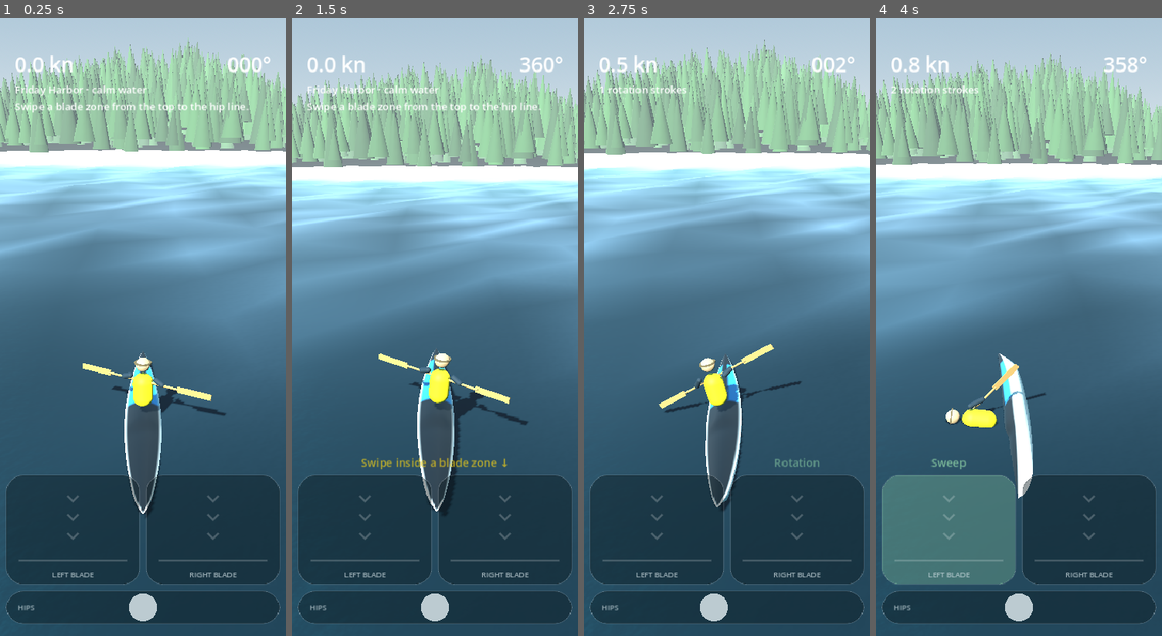
Above: before the commit, frames 1-4 (left to right).
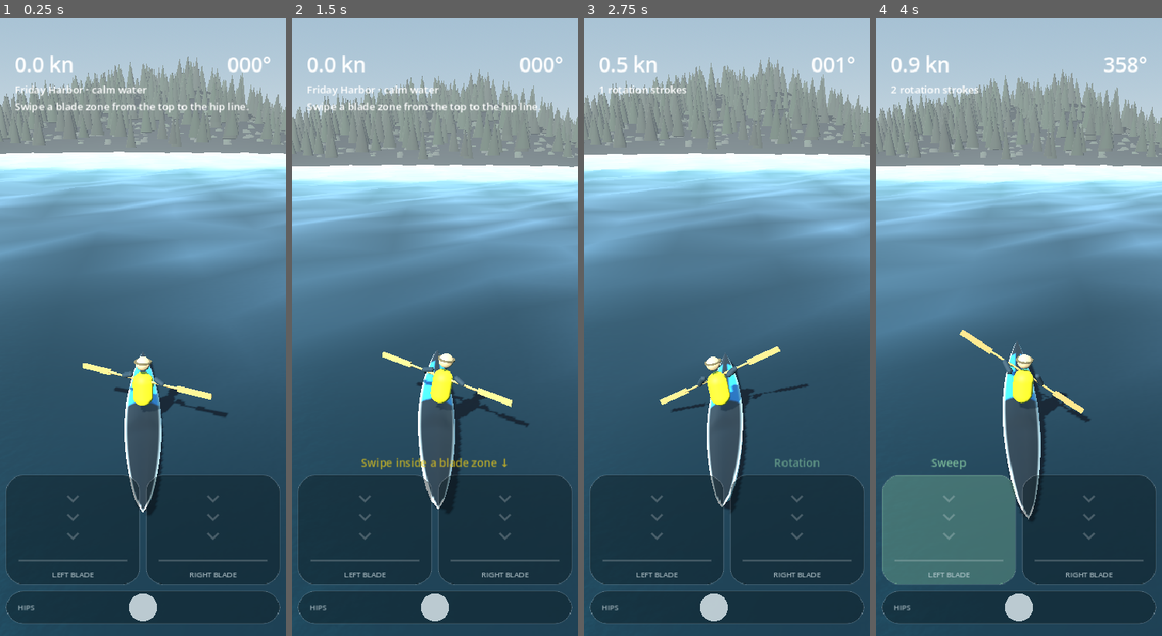
Above: after the commit, the same moments.

Repository: twknab/salish-sea-expeditions
Game: Godot game, scene res://scenes/sea.tscn
The game is run twice, just before and just after one commit, with the same random seed, the same clock (stepped at 60 frames per second) and the same inputs.
Inputs (mouse positions are in pixels of both pictures, inside the frame that each line leads up to):
- Up to frame 1 (0.25 s): no input
- Up to frame 2 (1.5 s): tap Enter at 0.5 s; drag from (435, 327) to (463, 191) at 0.52 s; drag from (377, 357) to (420, 450) at 1.27 s
- Up to frame 3 (2.75 s): move the mouse to (755, 191) at 2.02 s; hold D from 2.03 s (still down); tap Q at 2.1 s
- Up to frame 4 (4 s): release D at 2.75 s; drag from (1004, 450) to (933, 234) at 2.77 s; move the mouse to (1104, 419) at 3.52 s; hold A from 3.53 s (still down); tap Z at 3.6 s

The runs differ from the first frame. In frame 1, 16% of the frame differs, in the area x 0-100%, y 3-81%; in frame 2, 17%; in frame 3, 18%; in frame 4, 20%, in the area x 0-100%, y 5-82%.

Commit message:
Godot: the kayak floats at its lines and rights itself
Stiffer, better-damped buoyancy carried by four probes, a roll-righting
torque (sign checked against a twelve-second headless pose run), a
calmer demo sea, darker forest and horizon, no debug print.

Co-Authored-By: Claude Fable 5.1 <noreply@anthropic.com>
Claude-Session: https://claude.ai/code/session_012pnZHEZ1nKNhR1ekswgXzX

Diff:
--- a/godot/scripts/island.gd
+++ b/godot/scripts/island.gd
@@ -93,24 +93,24 @@
 	mm.use_colors = true
 	var cone := CylinderMesh.new()
 	cone.top_radius = 0.0
-	cone.bottom_radius = 1.6
-	cone.height = 7.0
+	cone.bottom_radius = 1.3
+	cone.height = 5.5
 	cone.radial_segments = 7
 	mm.mesh = cone
 	var rng := RandomNumberGenerator.new()
 	rng.seed = seed
 	var places: Array[Transform3D] = []
 	var tints: Array[Color] = []
-	for k in range(2600):
+	for k in range(1800):
 		var x := rng.randf_range(-radius, radius)
 		var z := rng.randf_range(-radius, radius)
 		var y := height_at(x, z)
 		if y < 3.2:
 			continue
-		var s := rng.randf_range(0.7, 1.4)
+		var s := rng.randf_range(0.6, 1.1)
 		var t := Transform3D(Basis.from_euler(Vector3(0.0, rng.randf() * TAU, 0.0)).scaled(Vector3(s, s * rng.randf_range(0.9, 1.5), s)), Vector3(x, y + 3.2 * s, z))
 		places.append(t)
-		tints.append(Color("2f5a33").lerp(Color("1e3b24"), rng.randf()))
+		tints.append(Color(0.035, 0.1, 0.04).lerp(Color(0.02, 0.055, 0.025), rng.randf()))
 	mm.instance_count = places.size()
 	for i in range(places.size()):
 		mm.set_instance_transform(i, places[i])
@@ -119,7 +119,6 @@
 	mmi.multimesh = mm
 	var mat := StandardMaterial3D.new()
 	mat.vertex_color_use_as_albedo = true
-	mat.vertex_color_is_srgb = true
 	mat.roughness = 0.95
 	mmi.material_override = mat
 	add_child(mmi)
--- a/godot/scripts/kayak.gd
+++ b/godot/scripts/kayak.gd
@@ -31,7 +31,7 @@
 func _ready() -> void:
 	mass = 100.0
 	linear_damp = 0.35
-	angular_damp = 2.5
+	angular_damp = 4.0
 	can_sleep = false
 	var mesh := MeshInstance3D.new()
 	mesh.mesh = Hull.build_mesh(deck_color, hull_color, panel_color)
@@ -41,7 +41,7 @@
 	mat.cull_mode = BaseMaterial3D.CULL_DISABLED
 	mat.roughness = 0.35
 	mat.metallic = 0.0
-	mat.specular = 0.55
+	mat.metallic_specular = 0.55
 	mesh.material_override = mat
 	# The hull model points its bow along +x; the body's forward is -z, so turn the model.
 	mesh.rotation.y = PI / 2.0
@@ -64,7 +64,7 @@
 	add_child(_paddler)
 
 func _physics_process(delta: float) -> void:
-	var share := mass * 9.81 / _probes.size()
+	var share := mass * 9.81 / 4.0  # about four probes carry the boat at any moment
 	for p in _probes:
 		var wp := global_transform * p
 		var wy := Waves.height(wp.x, wp.z, sea_time, sea_state)
@@ -73,7 +73,7 @@
 		if f > 0.0:
 			var at := wp - global_position
 			var vel := linear_velocity + angular_velocity.cross(at)
-			f -= vel.y * share * 0.9  # water damps vertical motion at the probe
+			f -= vel.y * share * 1.6  # water damps vertical motion at the probe
 			apply_force(Vector3.UP * maxf(f, 0.0), at)
 	# Hull drag: a keel line resists sideways slip, the fine ends let it run forward.
 	var fwd := -global_basis.z
@@ -84,7 +84,9 @@
 	apply_central_force(-right * v_s * mass * 2.2)
 	apply_central_force(-fwd * v_f * absf(v_f) * mass * 0.12)
 	# Edging: a knee lift rolls the boat; the chine probes bring it back when the knee relaxes.
-	apply_torque(fwd * edge * 38.0 - fwd * angular_velocity.dot(fwd) * 30.0)
+	# Paddler and hull together are a self-righting pair: the roll angle itself pulls the boat back.
+	var roll := asin(clampf(global_basis.y.cross(Vector3.UP).dot(fwd), -1.0, 1.0))
+	apply_torque(fwd * edge * 38.0 - fwd * angular_velocity.dot(fwd) * 40.0 + fwd * roll * 90.0)
 	speed = v_f
 	heading = atan2(fwd.x, -fwd.z)
 	if _paddler:
--- a/godot/scripts/sea.gd
+++ b/godot/scripts/sea.gd
@@ -4,7 +4,7 @@
 extends Node3D
 
 @export var hour := 8.5
-@export var sea_state := 0.3
+@export var sea_state := 0.22
 
 @onready var water: MeshInstance3D = $Water
 @onready var kayak: Kayak = $Kayak
@@ -16,7 +16,6 @@
 var _t := 0.0
 var _sun: DirectionalLight3D
 var _count := 0
-var _dbg := 0.0
 
 func _ready() -> void:
 	_sky()
@@ -35,7 +34,7 @@
 	var sky := Sky.new()
 	var pm := ProceduralSkyMaterial.new()
 	pm.sky_top_color = Color("3f6f9a")
-	pm.sky_horizon_color = Color("c7d6df")
+	pm.sky_horizon_color = Color("a9bcc8")
 	pm.ground_bottom_color = Color("1a3a44")
 	pm.ground_horizon_color = Color("b9c9d0")
 	pm.sun_angle_max = 18.0
@@ -69,10 +68,6 @@
 	kayak.sea_time = _t
 	# The water plane rides along under the boat so the sea never ends.
 	water.global_position = Vector3(kayak.global_position.x, 0.0, kayak.global_position.z)
-	_dbg += delta
-	if _dbg > 3.0:
-		_dbg = 0.0
-		print("[sse] ", kayak.debug_line(), " cam=", ($CameraRig as Node3D).global_position, " camchild=", ($CameraRig as CameraRig).camera_position())
 	speed_label.text = "%.1f kn" % absf(kayak.speed_knots())
 	var deg := fposmod(rad_to_deg(kayak.heading), 360.0)
 	heading_label.text = "%03d°" % int(round(deg))
--- a/godot/scripts/stroke_math.gd
+++ b/godot/scripts/stroke_math.gd
@@ -26,4 +26,4 @@
 static func buoyancy(depth: float, share_weight: float, settle: float) -> float:
 	if depth <= 0.0:
 		return 0.0
-	return minf(depth / settle, 2.2) * share_weight
+	return minf(depth / settle, 4.0) * share_weight
--- a/godot/shaders/sea.gdshader
+++ b/godot/shaders/sea.gdshader
@@ -11,7 +11,7 @@
 uniform vec3 deep_color : source_color = vec3(0.02, 0.09, 0.13);
 uniform vec3 shallow_color : source_color = vec3(0.10, 0.34, 0.36);
 uniform vec3 sand_color : source_color = vec3(0.55, 0.52, 0.40);
-uniform vec3 sky_color : source_color = vec3(0.50, 0.64, 0.76);
+uniform vec3 sky_color : source_color = vec3(0.40, 0.54, 0.66);
 uniform sampler2D ripple : hint_normal, filter_linear_mipmap, repeat_enable;
 uniform float ripple_scale = 0.18;
 uniform vec3 island_center = vec3(0.0, 0.0, -140.0);
--- a/godot/tests/debug_pose.gd
+++ b/godot/tests/debug_pose.gd
@@ -12,6 +12,6 @@
 		var k: Node3D = _scene.get_node("Kayak")
 		var cam: Node3D = _scene.get_node("CameraRig")
 		print("t=%ds pos=%s up=%s fwd=%s cam=%s" % [_f / 60, k.global_position, k.global_basis.y, -k.global_basis.z, cam.global_position])
-	if _f >= 360:
+	if _f >= 720:
 		quit()
 	return false
--- a/godot/tests/run_tests.gd
+++ b/godot/tests/run_tests.gd
@@ -46,6 +46,6 @@
 	# Buoyancy: nothing above the water, weight share at the settle depth, capped.
 	check(StrokeMath.buoyancy(-0.1, 100.0, 0.1) == 0.0, "no lift above water")
 	check(absf(StrokeMath.buoyancy(0.1, 100.0, 0.1) - 100.0) < 1e-6, "weight share at settle depth")
-	check(StrokeMath.buoyancy(5.0, 100.0, 0.1) <= 220.0 + 1e-6, "lift is capped")
+	check(StrokeMath.buoyancy(5.0, 100.0, 0.1) <= 400.0 + 1e-6, "lift is capped")
 	print("tests: %d passed, %d failed" % [_n - _fails, _fails])
 	quit(1 if _fails > 0 else 0)
